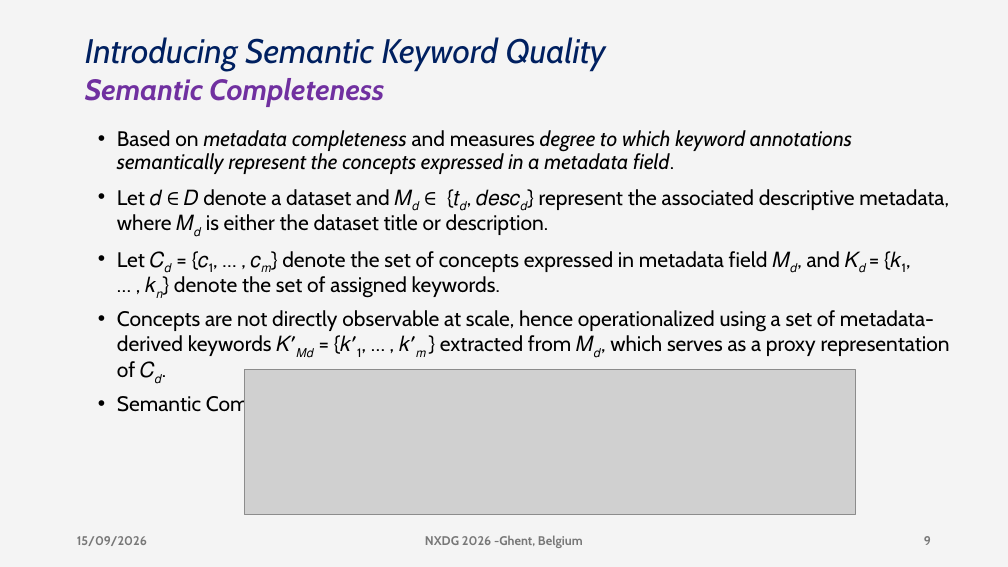
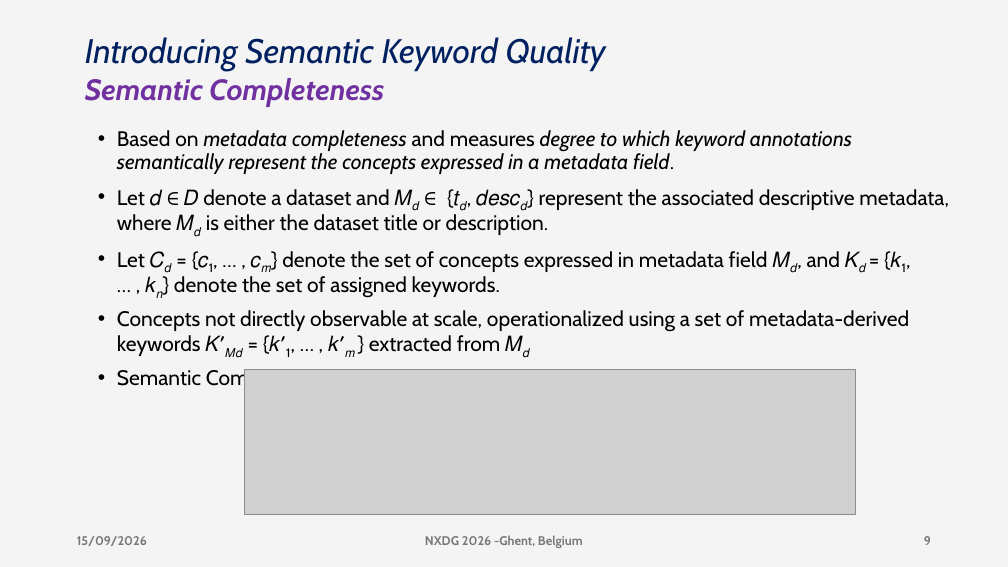
Before and after one commit to DeperiasKerre/deperiaskerre.github.io, a slide deck: slide 9 of slides/nxdg_2026_Deperias.pptx. Drawn at 1008x567 pixels with LibreOffice and Linux fonts; fonts in the diff are those of the drawing; grey boxes stand for pictures. Boxes give left, top, right and bottom in pixels: in the first picture for what was removed or moved away, otherwise in the second. Text is boxed around its words. In the diff, an @@ line names an element or a change of style, - is before the commit and + after.

```diff
--- a/slides/nxdg_2026_Deperias.pptx
+++ b/slides/nxdg_2026_Deperias.pptx
@@ text at (x1=117, y1=310, x2=909, y2=358): text changed @@
-• Concepts are not directly observable at scale, hence operationalized using a set of metadata-derived keywords 𝐾′𝑀𝑑 = {𝑘′1, … , 𝑘′𝑚 } extracted from 𝑀𝑑, which serves as a proxy representation of 𝐶𝑑.
+• Concepts not directly observable at scale, operationalized using a set of metadata-derived keywords 𝐾′𝑀𝑑 = {𝑘′1, … , 𝑘′𝑚 } extracted from 𝑀𝑑
```
Also in this commit, not shown: 7 other slides changed.
